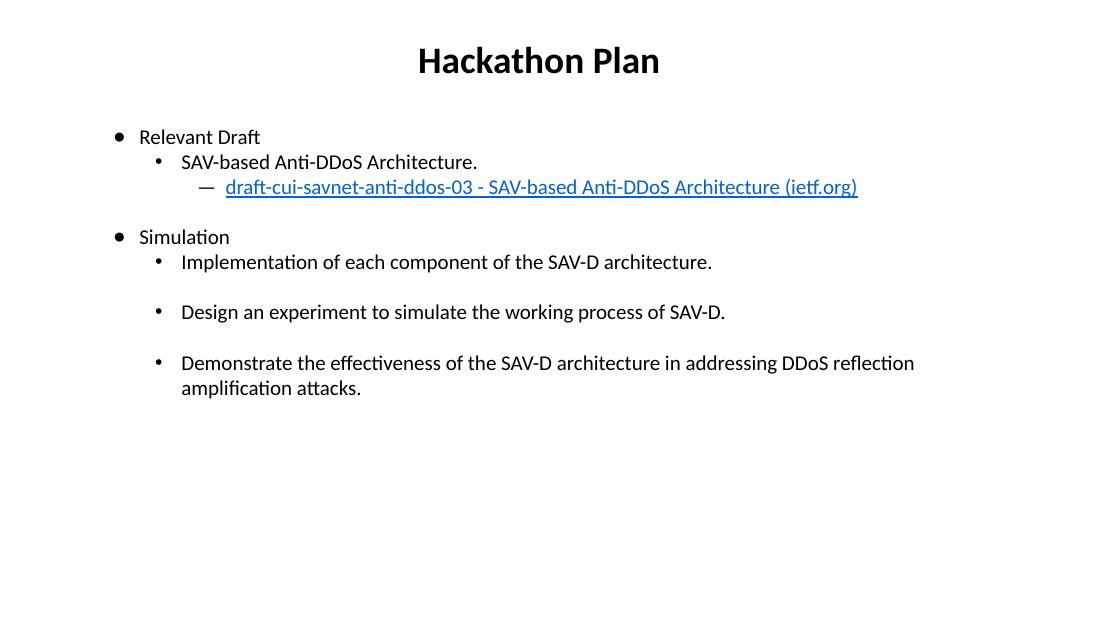
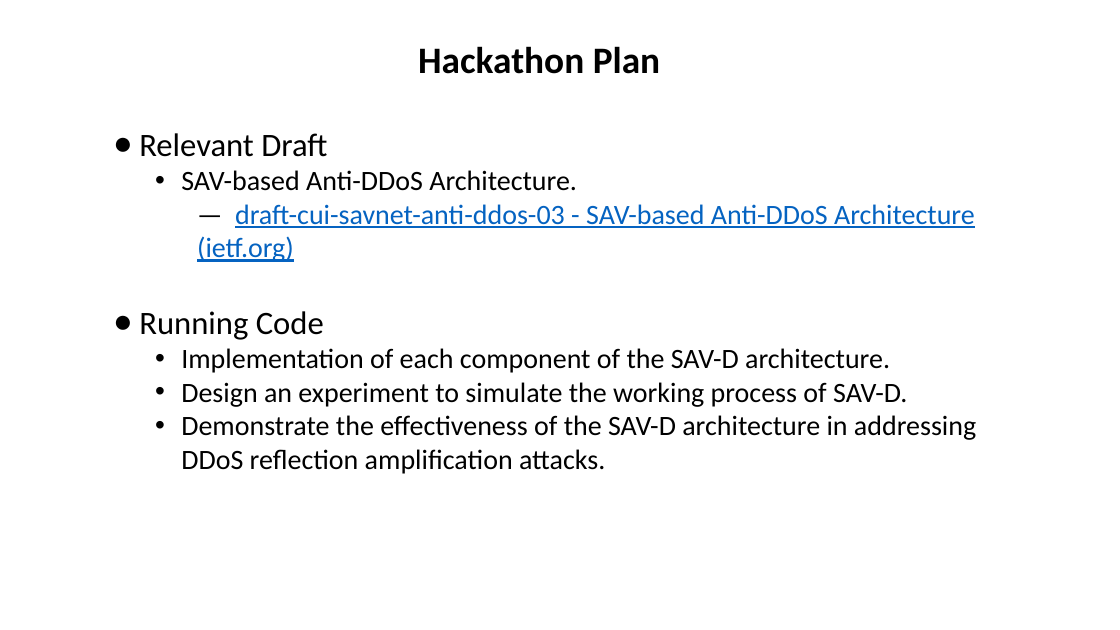
Before and after one commit to IETF-Hackathon/ietf119-project-presentations, a slide deck: slide 2 of ietf-119-hackathon-SAVA-Anti-DDoS.pptx. Drawn at 1120x630 pixels with LibreOffice and Linux fonts; fonts in the diff are those of the drawing. Boxes give left, top, right and bottom in pixels: in the first picture for what was removed or moved away, otherwise in the second. Text is boxed around its words. In the diff, an @@ line names an element or a change of style, - is before the commit and + after.

```diff
--- a/ietf-119-hackathon-SAVA-Anti-DDoS.pptx
+++ b/ietf-119-hackathon-SAVA-Anti-DDoS.pptx
@@ text "Relevant Draft" at [139,133,975,262]: size 18 to 28 pt in "Relevant Draft"; size 18 to 24 pt in "SAV-based Anti-DDoS Architecture.", "— draft-cui-savnet-anti-ddos-03 - SAV-based Anti-DDoS Archit ..." @@
@@ text "Running Code": place and size @@
-text "Running Code" at [139,229,914,399]
+text "Running Code" at [139,311,976,474]
@@ text at [139,311,324,340]: text changed; size 18 to 28 pt @@
-● Simulation
+● Running Code
@@ text at [181,348,976,474]: size 18 to 24 pt @@
```
Also in this commit, not shown: 3 other slides changed.
